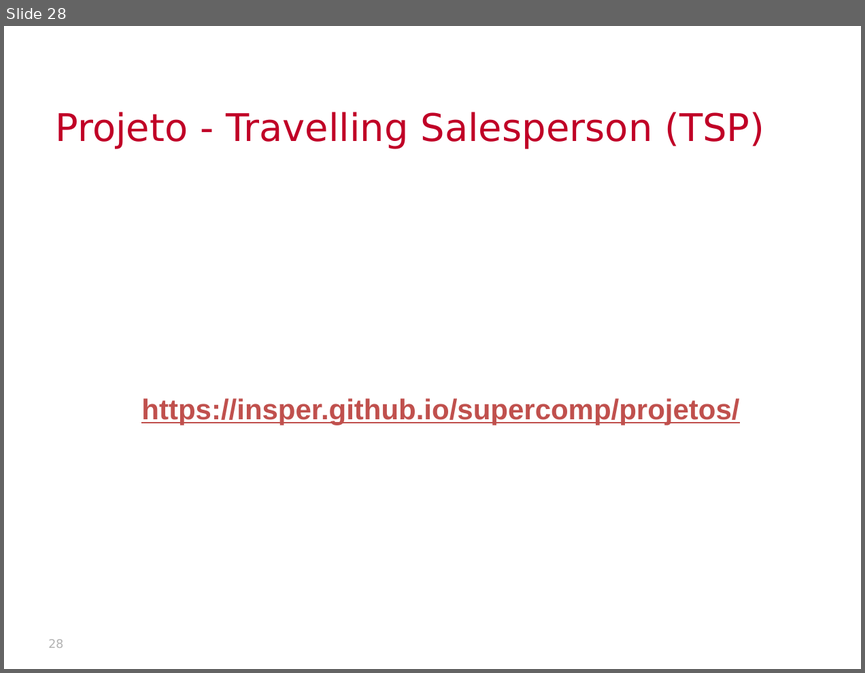
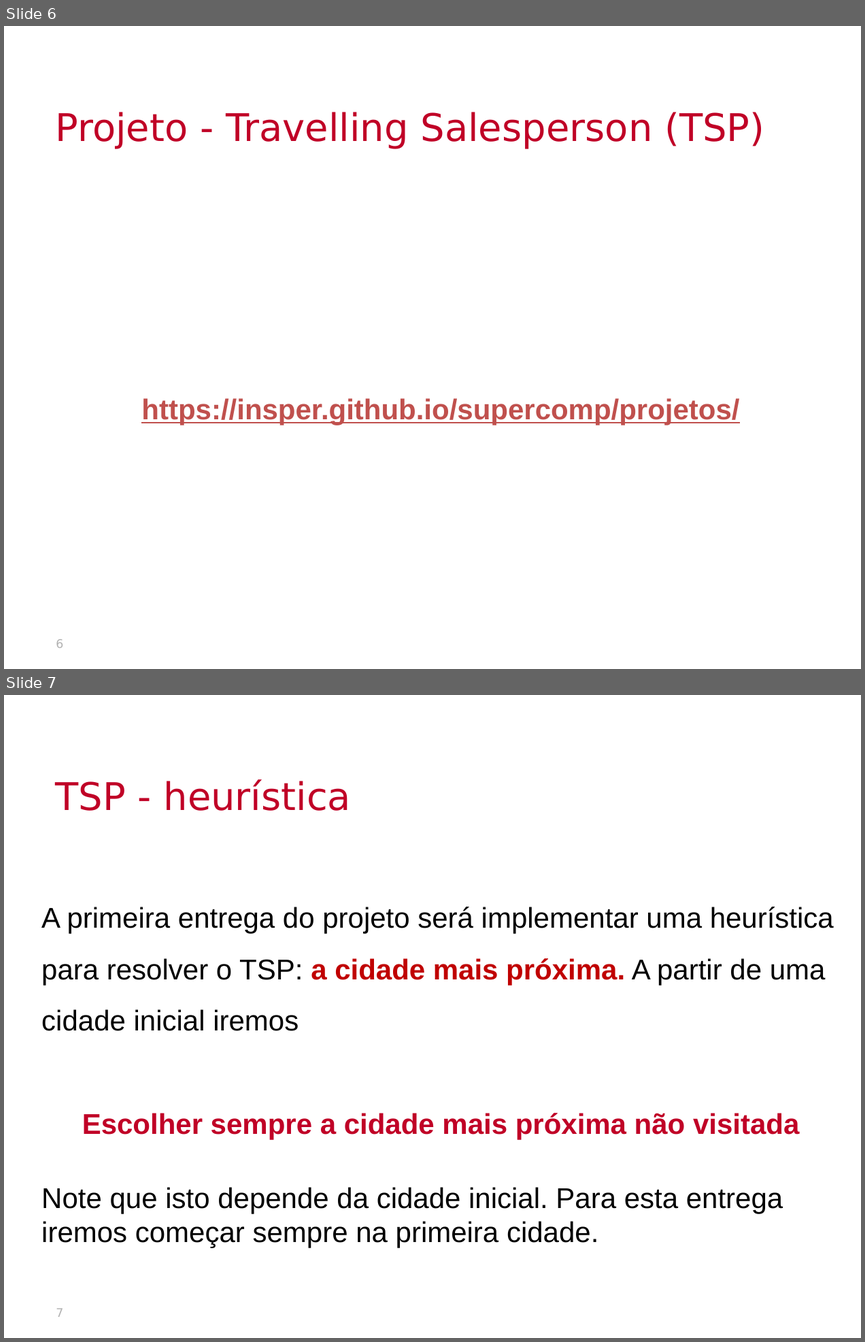
Before and after one commit to thalials/supercomp, a slide deck: aulas/05-algoritmos-aleatorios/slides.pptx. Shown one above the other, each under a label of ours: slide 28 before the commit, slides 6 and 7 after it. The pictures are 865x673 and 865x1342 pixels, drawn with LibreOffice and Linux fonts; fonts in the diff are those of the drawing; background and template pictures are left out. Boxes give left, top, right and bottom in pixels: in the first picture for what was removed or moved away, otherwise in the second. Text is boxed around its words. In the diff, an @@ line names an element or a change of style, - is before the commit and + after.

```diff
--- a/aulas/05-algoritmos-aleatorios/slides.pptx
+++ b/aulas/05-algoritmos-aleatorios/slides.pptx
@@ slide 7 added at [4, 695, 861, 1338], background picture (left out) @@
@@ text added at [55, 779, 351, 811], 32 pt, text #C00026 @@
+TSP - heurística
@@ text added at [41, 906, 834, 1248], 24 pt, text #000000 @@
+A primeira entrega do projeto será implementar uma heurística para resolver o TSP: a cidade mais próxima. A partir de uma cidade inicial iremos
+Escolher sempre a cidade mais próxima não visitada
+Note que isto depende da cidade inicial. Para esta entrega iremos começar sempre na primeira cidade.
@@ page number added at [56, 1308, 63, 1317], 10 pt, text #B2B2B2 @@
+7
@@ what was slide 28 is now slide 6 @@
@@ page number at [56, 639, 63, 648]: text changed @@
-28
+6
```
Also in this commit, not shown: 5 slides changed, 14 other slides added, 16 slides removed, 29 other files.
